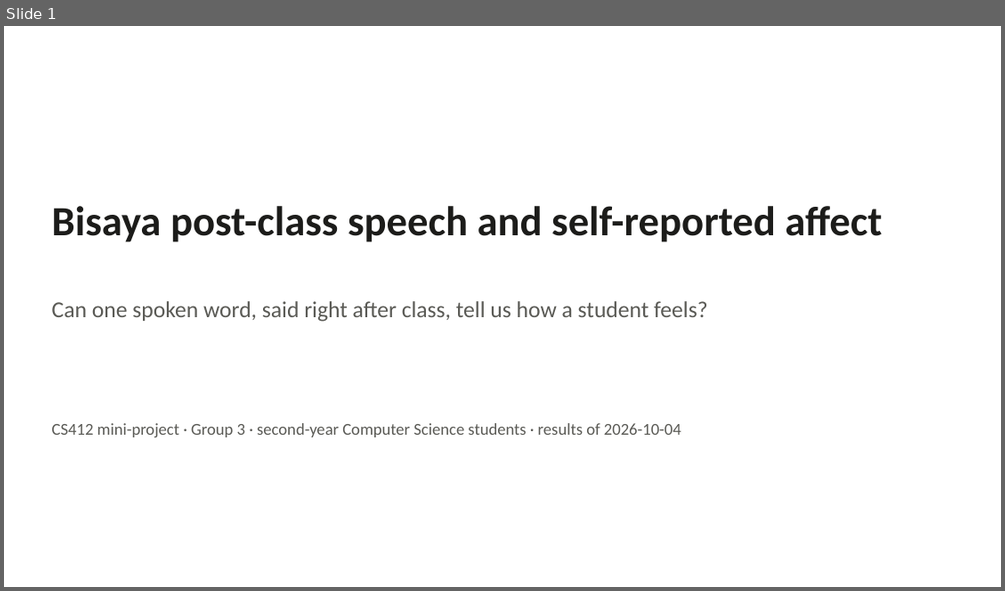
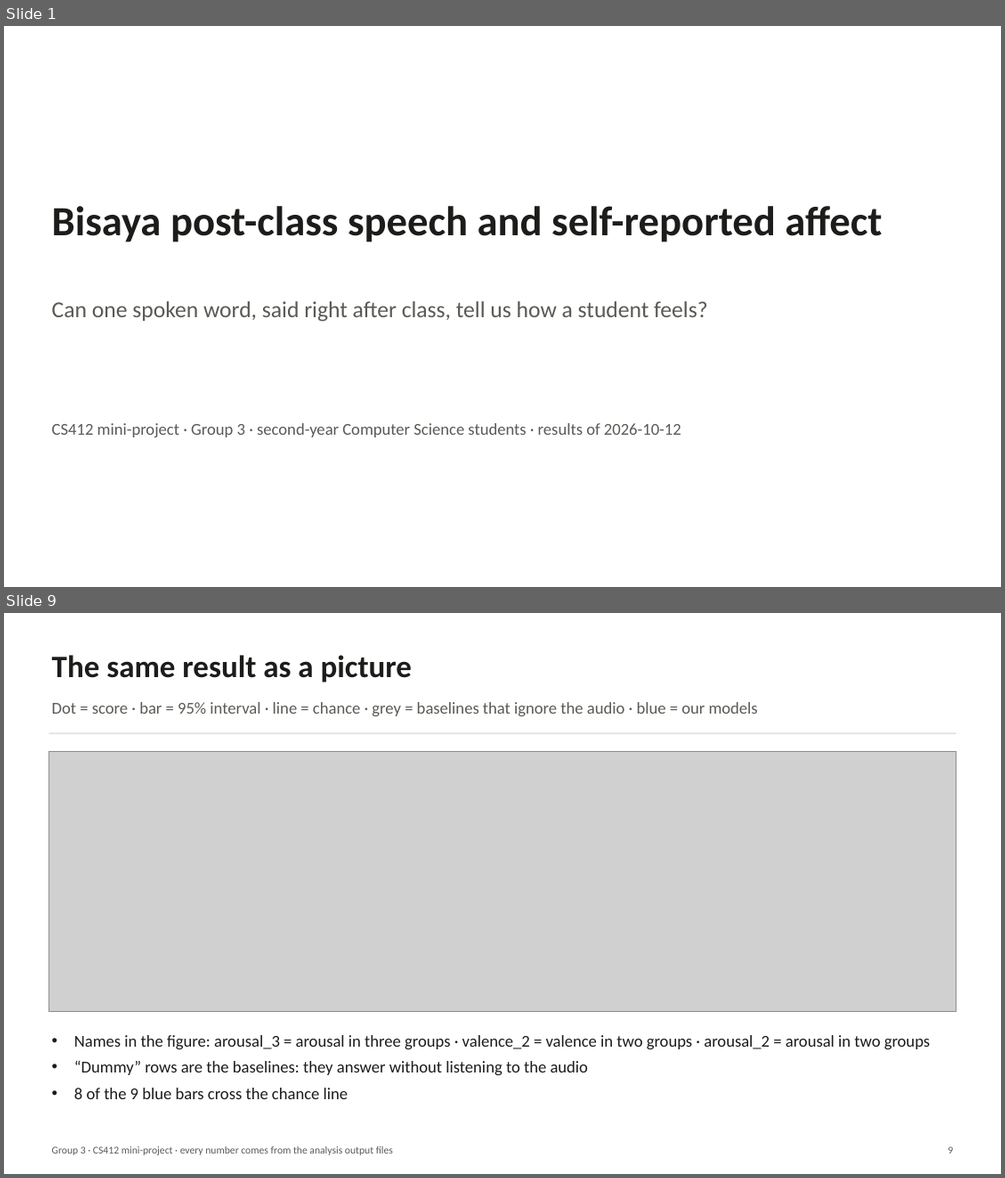
Before and after one commit to everyonehatesralph/AC_miniproject, a slide deck: reports/presentation/G3_results_presentation.pptx. Shown one above the other, each under a label of ours: slide 1 before the commit, slides 1 and 9 after it; the slides between them are not shown. The pictures are 1005x591 and 1005x1178 pixels, drawn with LibreOffice and Linux fonts; fonts in the diff are those of the drawing; grey boxes stand for pictures. Boxes give left, top, right and bottom in pixels: in the first picture for what was removed or moved away, otherwise in the second. Text is boxed around its words. In the diff, an @@ line names an element or a change of style, - is before the commit and + after.

```diff
--- a/reports/presentation/G3_results_presentation.pptx
+++ b/reports/presentation/G3_results_presentation.pptx
@@ slide 9 added at (4, 613, 1001, 1174), background #FFFFFF @@
@@ text added at (52, 655, 412, 682), 30 pt, text #1C1C1A, bold @@
+The same result as a picture
@@ text added at (52, 702, 758, 716), 16 pt, text #5A5A55 @@
+Dot = score · bar = 95% interval · line = chance · grey = baselines that ignore the audio · blue = our models
@@ rectangle added at (48, 732, 956, 734), fill #E2E2DC @@
@@ picture added at (48, 751, 956, 1012) @@
@@ text added at (74, 1035, 930, 1099), 16 pt, text #1C1C1A @@
+• Names in the figure: arousal_3 = arousal in three groups · valence_2 = valence in two groups · arousal_2 = arousal in two groups
+• “Dummy” rows are the baselines: they answer without listening to the audio
+• 8 of the 9 blue bars cross the chance line
@@ text added at (52, 1146, 393, 1155), 10 pt, text #5A5A55 @@
+Group 3 · CS412 mini-project · every number comes from the analysis output files
@@ text added at (947, 1146, 953, 1153), 10 pt, text #5A5A55 @@
+9
@@ slide 1 changed as well @@
@@ text at (52, 423, 681, 437): text changed @@
-CS412 mini-project · Group 3 · second-year Computer Science students · results of 2026-10-04
+CS412 mini-project · Group 3 · second-year Computer Science students · results of 2026-10-12
```
Also in this commit, not shown: 10 other slides changed, 1 other slide added, 1 slide removed, 12 other files.
